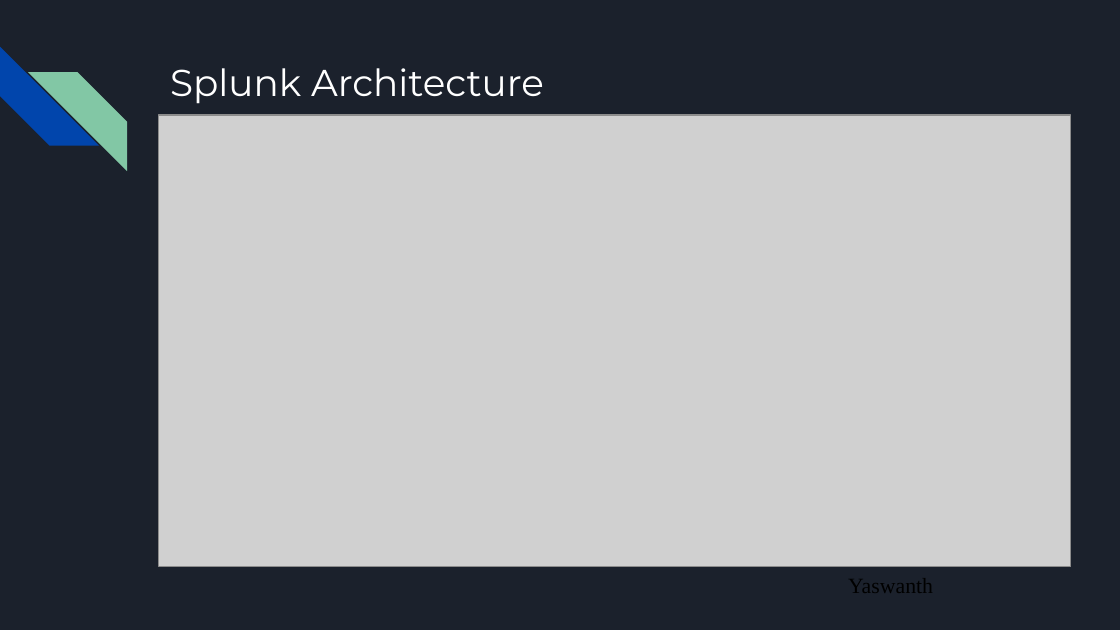
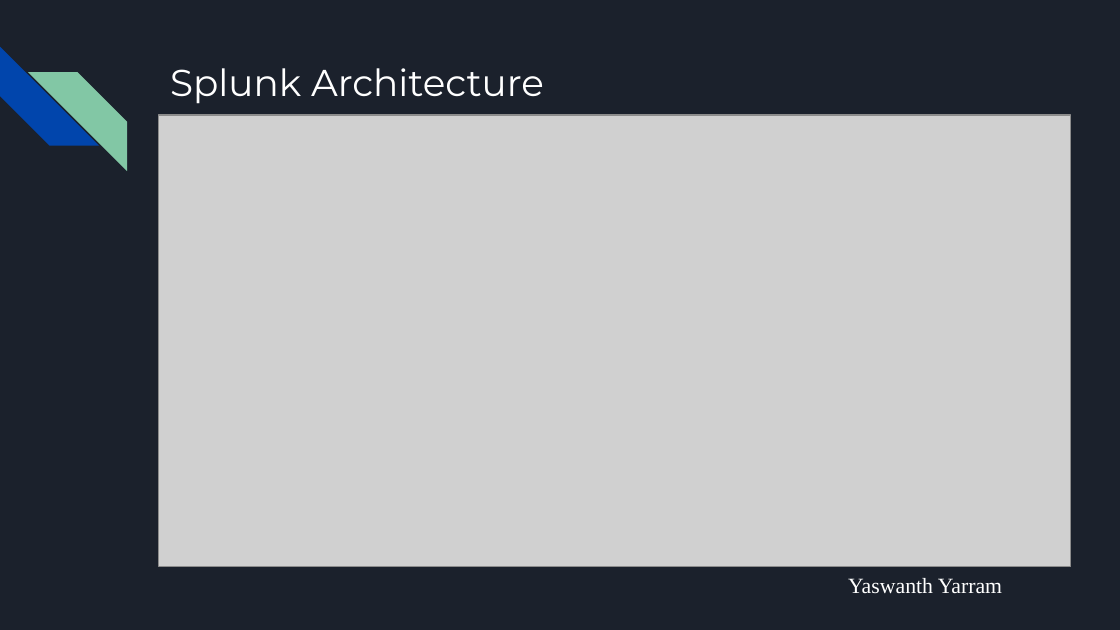
Before and after one commit to VSMDURGAPRASAD/splunk-project, a slide deck: slide 6 of docs/Splunk.pptx (slide 14 before the commit). Drawn at 1120x630 pixels with LibreOffice and Linux fonts; fonts in the diff are those of the drawing; grey boxes stand for pictures. Boxes give left, top, right and bottom in pixels: in the first picture for what was removed or moved away, otherwise in the second. Text is boxed around its words. In the diff, an @@ line names an element or a change of style, - is before the commit and + after.

```diff
--- a/docs/Splunk.pptx
+++ b/docs/Splunk.pptx
@@ text added at (848,578,1002,594), 14 pt, text #FFFFFF @@
+Yaswanth Yarram
```
Also in this commit, not shown: 5 other slides changed.
